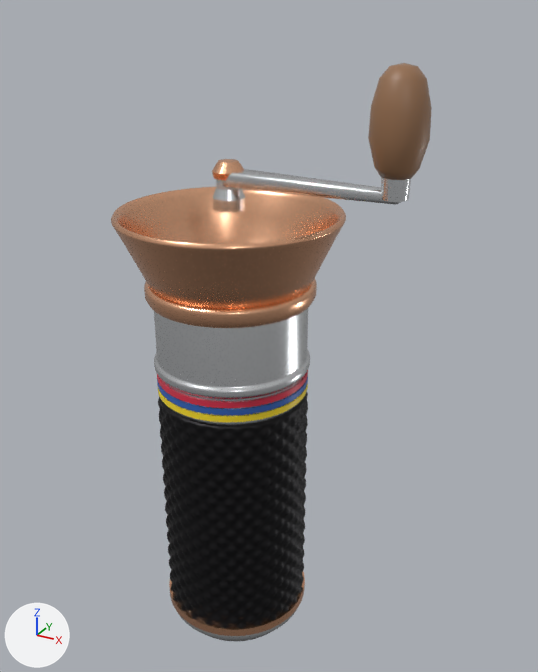
The glTF model public/models/hero/packed/grinder.glb as it was, and as the next commit left it.
One viewpoint serves both versions: a camera (50 mm lens) standing at (2.4, -3.85, 2.59) and looking at (0.23, 0.09, 0.61). Every picture has the same lights, and +X, +Y and +Z are marked at lower left. The first picture is the older version. Where no turn or scale is listed for an object, it has been applied to the vertices.

Before the edit, the objects in view are built like this:
```python
me_arm = bpy.data.meshes.new('arm')
me_arm.from_pydata(...)  # 96 vertices, 188 faces; spans x -0.55..0.55, y -0.084..0.084, z -0.05..0.05
me_arm.materials.append(mat_steel)  # white #e7eaec
me_cap = bpy.data.meshes.new('cap')
me_cap.from_pydata(...)  # 98 vertices, 192 faces; spans x -0.1..0.1, y -0.1..0.1, z -0.055..0.055
me_cap.materials.append(mat_copper)  # beige #f7bc95
me_elbow = bpy.data.meshes.new('elbow')
me_elbow.from_pydata(...)  # a 32-sided cut cone along z (radius 0.075 at the low end, 0.08 at the high end) spanning x -0.08..0.08, y -0.08..0.08, z -0.07..0.07
me_elbow.materials.append(mat_steel)  # white #e7eaec
me_grip = bpy.data.meshes.new('grip')
me_grip.from_pydata(...)  # 16380 vertices, 32756 faces; spans x -0.51..0.51, y -0.51..0.51, z -0.85..0.85
me_grip.materials.append(mat_black_anodized)  # black #2c2b2d
me_hub = bpy.data.meshes.new('hub')
me_hub.from_pydata(...)  # 194 vertices, 384 faces; spans x -0.1..0.1, y -0.1..0.1, z -0.1..0.1
me_hub.materials.append(mat_steel)  # white #e7eaec
me_knob = bpy.data.meshes.new('knob')
me_knob.from_pydata(...)  # 386 vertices, 768 faces; spans x -0.16..0.16, y -0.16..0.16, z -0.287..0.287
me_knob.materials.append(mat_walnut)  # brown #956c4b
ob_arm = bpy.data.objects.new('arm', me_arm)
ob_arm.location = (0.55, 0.0, 1.65)
ob_cap = bpy.data.objects.new('cap', me_cap)
ob_cap.location = (0.0, 0.0, 1.705)
ob_elbow = bpy.data.objects.new('elbow', me_elbow)
ob_elbow.location = (1.06, 0.0, 1.71)
ob_grip = bpy.data.objects.new('grip', me_grip)
ob_grip.location = (0.0, 0.0, -0.65)
ob_hub = bpy.data.objects.new('hub', me_hub)
ob_hub.location = (0.0, 0.0, 1.56)
ob_knob = bpy.data.objects.new('knob', me_knob)
ob_knob.location = (1.06, 0.0, 2.048)
# also in view: 'band0' at (0.0, 0.0, 0.26); 'housing' at (0.0, 0.0, 0.56); 'hopper' at (0.0, 0.0, 1.21); 'band1' at (0.0, 0.0, 0.31); 'collar' at (0.0, 0.0, 0.94)
```
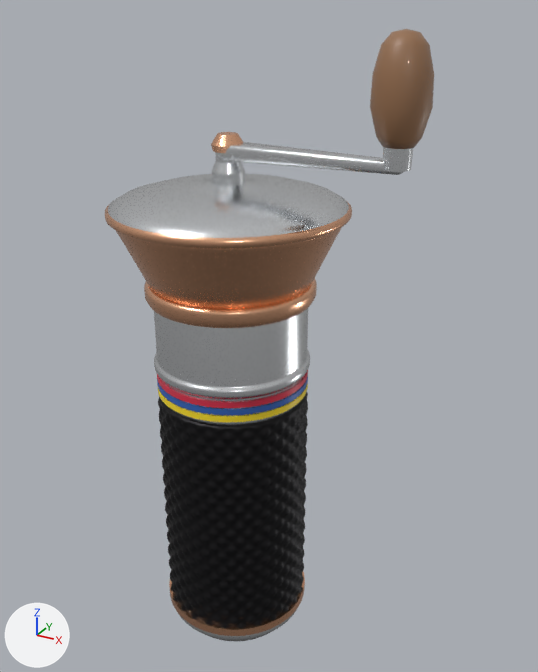
Boxes (x1, y1, x2, y2) around the edits, measured in the pictures (538 x 672 px):
'lid', added
    after: (108, 173, 349, 238)
'knob', moved
    before: (368, 63, 432, 180)
    after: (370, 29, 434, 149)
'arm', moved
    before: (223, 169, 401, 205)
    after: (222, 142, 403, 175)
'lid_ring', added (beige)
    after: (105, 202, 352, 249)
'hub', moved
    before: (213, 179, 245, 212)
    after: (212, 152, 245, 186)
'elbow', moved
    before: (381, 177, 411, 202)
    after: (383, 147, 413, 172)
'cap', moved
    before: (212, 159, 244, 181)
    after: (211, 132, 243, 153)

The edits, one by one:
Mesh me_lid_ring is new.
It has 768 vertices, 1280 faces and spans x -0.75..0.75, y -0.75..0.75, z -0.03..0.03.
It uses material mat_copper (beige #f7bc95).
Mesh me_lid is new.
It has 1921 vertices, 3712 faces and spans x -0.743..0.743, y -0.743..0.743, z -0.108..0.108.
It uses material mat_steel (white #e7eaec).
Object 'arm' (ob_arm) moves from (0.55, 0.0, 1.65) to (0.55, 0.0, 1.81).
Object 'cap' (ob_cap) moves from (0.0, 0.0, 1.705) to (0.0, 0.0, 1.865).
Object 'elbow' (ob_elbow) moves from (1.06, 0.0, 1.71) to (1.06, 0.0, 1.87).
Object 'hub' (ob_hub) moves from (0.0, 0.0, 1.56) to (0.0, 0.0, 1.72).
Object 'knob' (ob_knob) moves from (1.06, 0.0, 2.048) to (1.06, 0.0, 2.207).
Object 'lid_ring' (ob_lid_ring) is new; it shows me_lid_ring.
Its location is (0.0, 0.0, 1.455).
Object 'lid' (ob_lid) is new; it shows me_lid.
Its location is (0.0, 0.0, 1.513).
